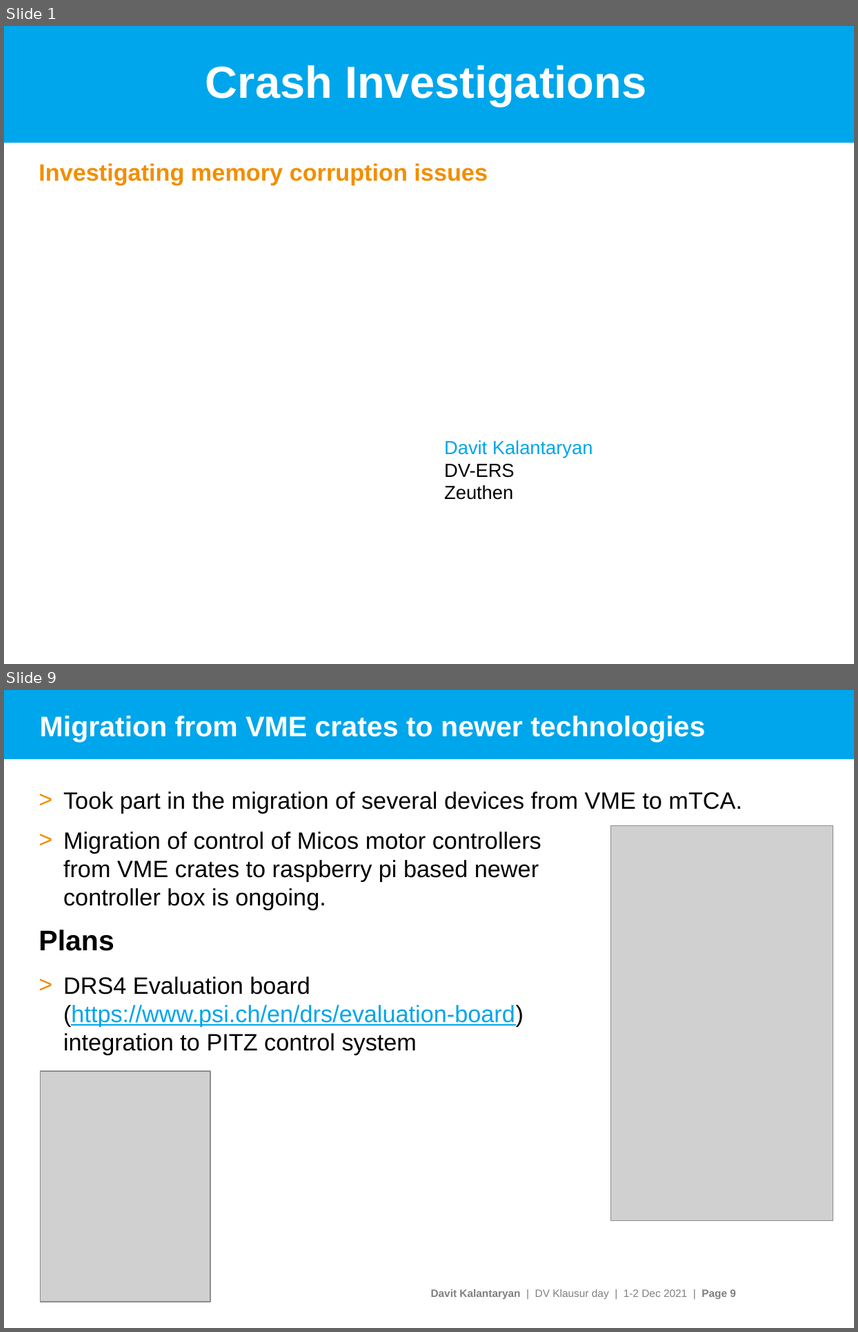
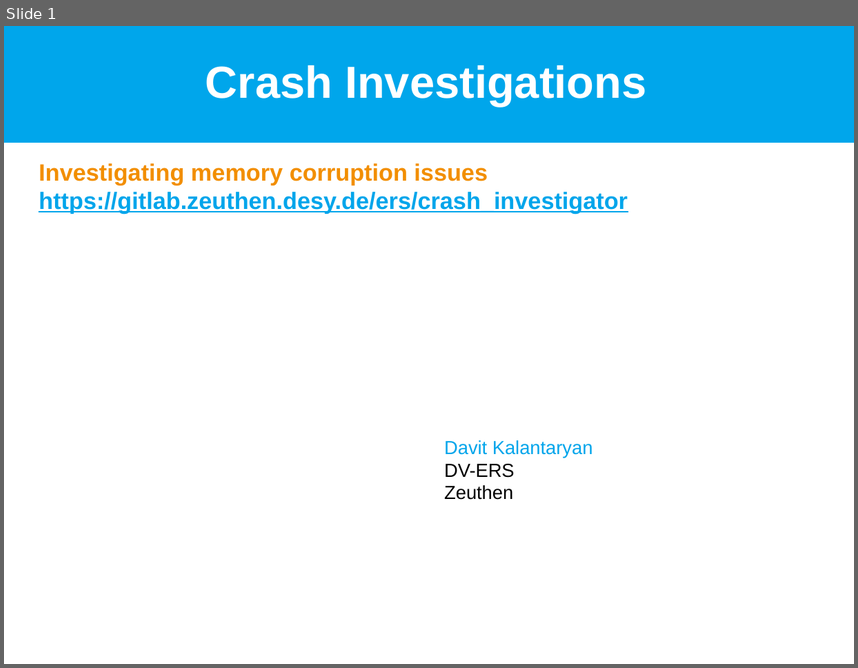
Before and after one commit to davitkalantaryan/old-crash_investigator, a slide deck: docs/crash_investigations.pptx. Shown one above the other, each under a label of ours: slides 1 and 9 before the commit, slide 1 after it; the slides between them are not shown. The pictures are 858x1332 and 858x668 pixels, drawn with LibreOffice and Linux fonts; fonts in the diff are those of the drawing; grey boxes stand for pictures; background and template pictures are left out. Boxes give left, top, right and bottom in pixels: in the first picture for what was removed or moved away, otherwise in the second. Text is boxed around its words. In the diff, an @@ line names an element or a change of style, - is before the commit and + after.

Commit message:
presentation preperaation is ongoing

```diff
--- a/docs/crash_investigations.pptx
+++ b/docs/crash_investigations.pptx
@@ slide 9 removed at bbox=[4, 690, 854, 1328], background #FFFFFF @@
@@ rectangle removed at bbox=[4, 690, 854, 759] @@
@@ title removed at bbox=[40, 716, 705, 742] @@
-Migration from VME crates to newer technologies
@@ text removed at bbox=[38, 791, 742, 1055] @@
-> Took part in the migration of several devices from VME to mTCA.
-> Migration of control of Micos motor controllers
-  from VME crates to raspberry pi based newer
-  controller box is ongoing.
-Plans
-> DRS4 Evaluation board
-  (https://www.psi.ch/en/drs/evaluation-board)
-  integration to PITZ control system
@@ picture removed at bbox=[611, 826, 833, 1220] @@
@@ picture removed at bbox=[40, 1071, 210, 1301] @@
@@ text removed at bbox=[431, 1289, 736, 1299] @@
-Davit Kalantaryan | DV Klausur day | 1-2 Dec 2021 | Page 9
@@ slide 1 changed as well @@
@@ subtitle at bbox=[38, 163, 628, 213]: text changed; text colour #F28E00 to #00A5EB @@
-Investigating memory corruption issues
+Investigating memory corruption issues
+https://gitlab.zeuthen.desy.de/ers/crash_investigator
```
Also in this commit, not shown: 1 other slide changed, 3 slides added, 6 other slides removed.
